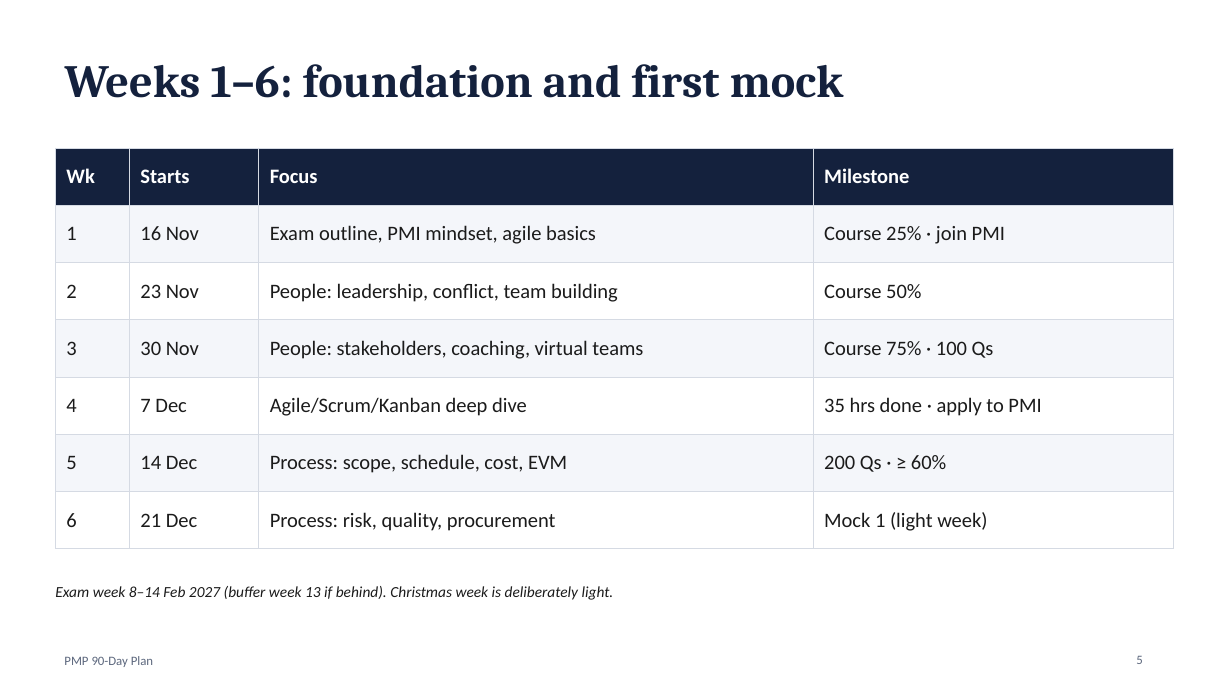
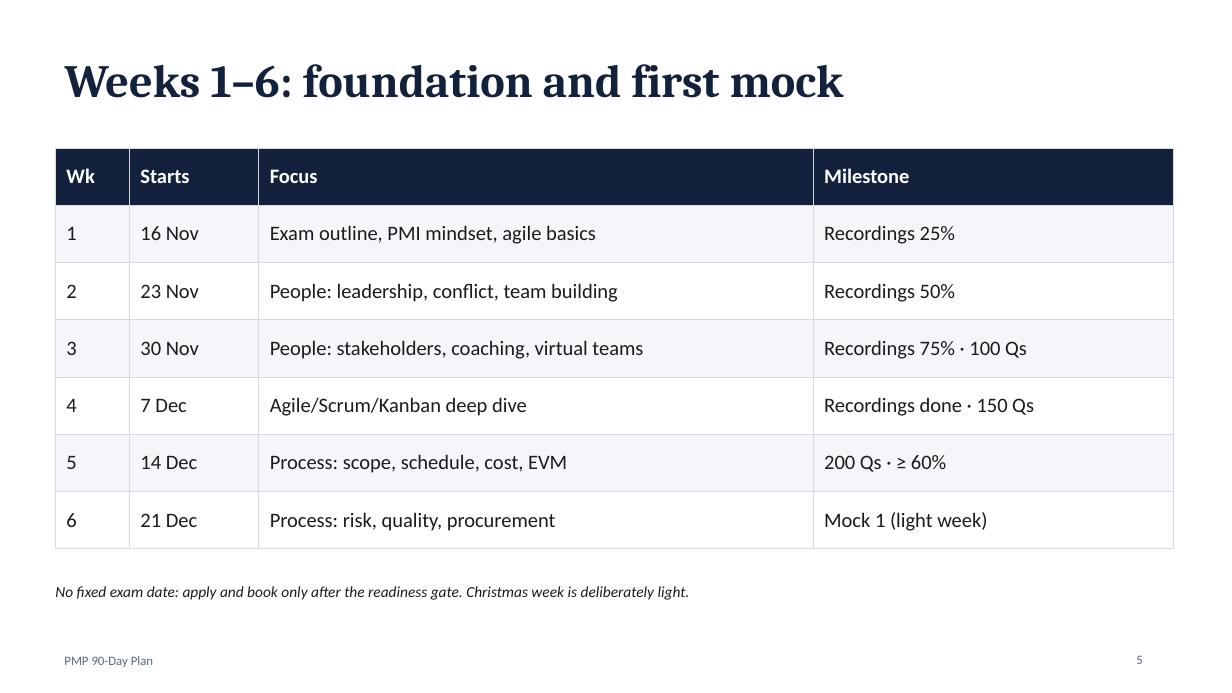
Before and after one commit to pushkar251019/Github, a slide deck: slide 5 of PMP_90_Day_Study_Plan.pptx. Drawn at 1232x693 pixels with LibreOffice and Linux fonts; fonts in the diff are those of the drawing. Boxes give left, top, right and bottom in pixels: in the first picture for what was removed or moved away, otherwise in the second. Text is boxed around its words. In the diff, an @@ line names an element or a change of style, - is before the commit and + after.

```diff
--- a/PMP_90_Day_Study_Plan.pptx
+++ b/PMP_90_Day_Study_Plan.pptx
@@ table at (55, 148, 1174, 535) @@
-row 2, column 4: Course 25% · join PMI
+row 2, column 4: Recordings 25%
-row 3, column 4: Course 50%
+row 3, column 4: Recordings 50%
-row 4, column 4: Course 75% · 100 Qs
+row 4, column 4: Recordings 75% · 100 Qs
-row 5, column 4: 35 hrs done · apply to PMI
+row 5, column 4: Recordings done · 150 Qs
@@ text at (55, 586, 690, 600): text changed @@
-Exam week 8–14 Feb 2027 (buffer week 13 if behind). Christmas week is deliberately light.
+No fixed exam date: apply and book only after the readiness gate. Christmas week is deliberately light.
```
Also in this commit, not shown: 8 other slides changed.
